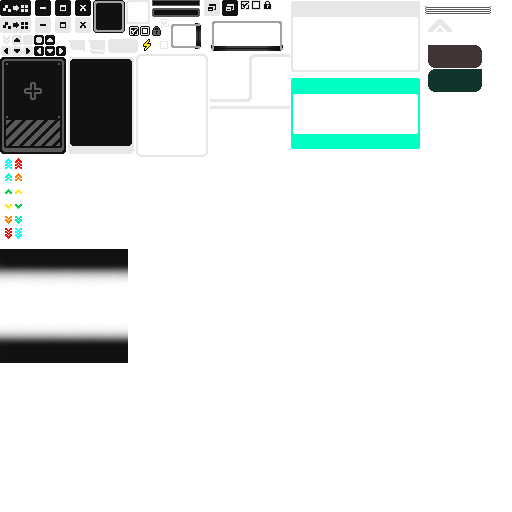
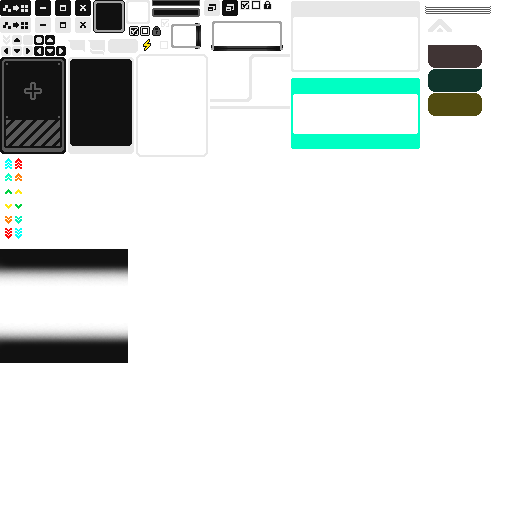
Layers edited between the first and the second 512px x 512px image:
added layer "图层 24 拷贝" above "图层 24" over [428, 93, 482, 116]
